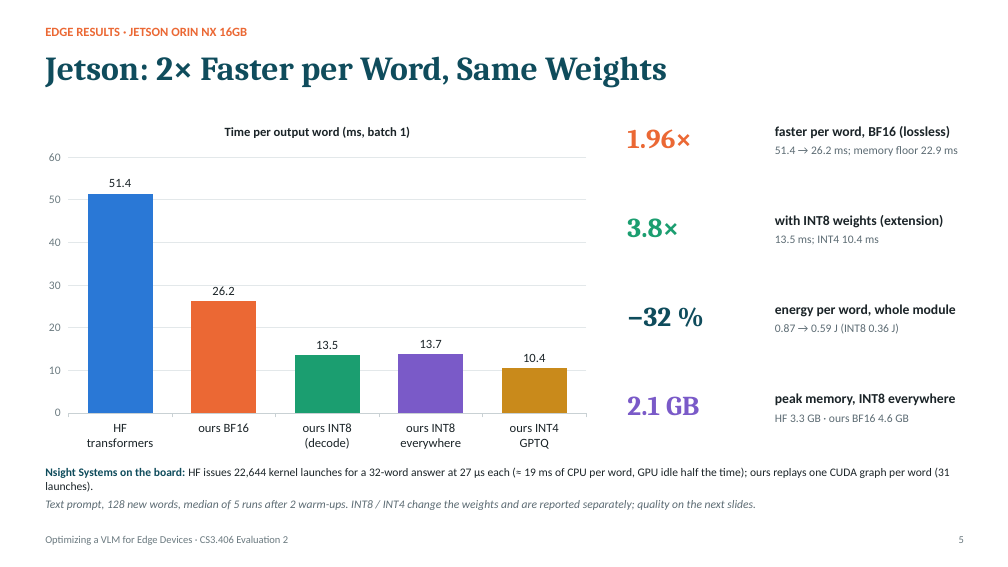
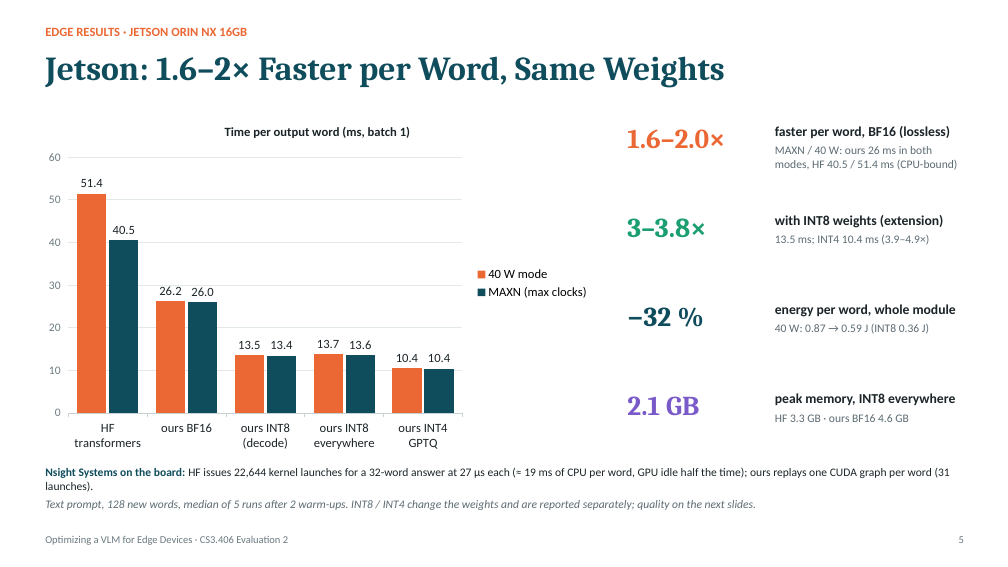
Before and after one commit to jainilbavishi24/LFM2.5-VL-Optimization, a slide deck: slide 5 of presentations/eval2/PAA_Eval2_Working_Prototype.pptx. Drawn at 1008x567 pixels with LibreOffice and Linux fonts; fonts in the diff are those of the drawing. Boxes give left, top, right and bottom in pixels: in the first picture for what was removed or moved away, otherwise in the second. Text is boxed around its words. In the diff, an @@ line names an element or a change of style, - is before the commit and + after.

Commit message:
jetson maxn bench: ours unchanged (26 ms), hf 40.5 ms; deck shows both power modes

```diff
--- a/presentations/eval2/PAA_Eval2_Working_Prototype.pptx
+++ b/presentations/eval2/PAA_Eval2_Working_Prototype.pptx
@@ text at box(45, 56, 725, 88): text changed @@
-Jetson: 2× Faster per Word, Same Weights
+Jetson: 1.6–2× Faster per Word, Same Weights
@@ column chart at box(38, 110, 597, 457) @@
-Series 1: 51.4, 26.2, 13.5, 13.7, 10.4
+40 W mode: 51.4, 26.2, 13.5, 13.7, 10.4
@@ colour of 40 W mode #2A78D6 to #EB6834 @@
@@ colours of single points changed @@
+MAXN (max clocks): 40.5, 26, 13.4, 13.6, 10.4
@@ legend changed @@
@@ text at box(627, 129, 725, 148): text changed @@
-1.96×
+1.6–2.0×
@@ text at box(775, 146, 958, 170): text changed @@
-51.4 → 26.2 ms; memory floor 22.9 ms
+MAXN / 40 W: ours 26 ms in both modes, HF 40.5 / 51.4 ms (CPU-bound)
@@ text at box(627, 218, 706, 238): text changed @@
-3.8×
+3–3.8×
@@ text at box(775, 235, 929, 245): text changed @@
-13.5 ms; INT4 10.4 ms
+13.5 ms; INT4 10.4 ms (3.9–4.9×)
@@ text at box(775, 324, 929, 334): text changed @@
-0.87 → 0.59 J (INT8 0.36 J)
+40 W: 0.87 → 0.59 J (INT8 0.36 J)
```
Also in this commit, not shown: 3 other slides changed, 15 other files.
